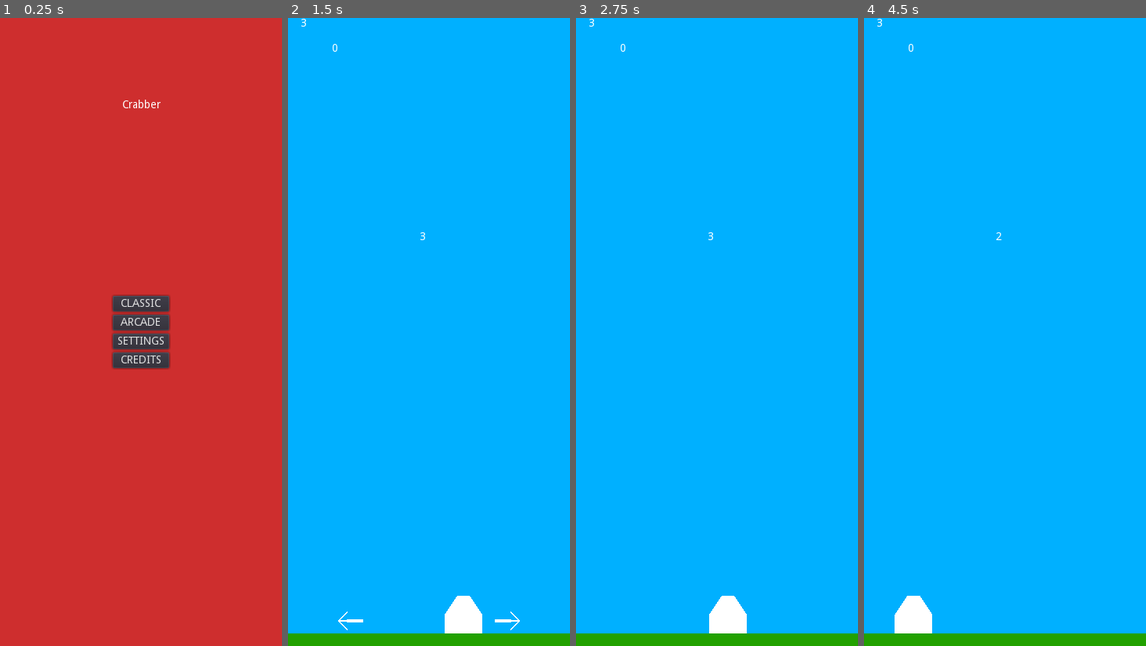
Above: before the commit, frames 1-4 (left to right).
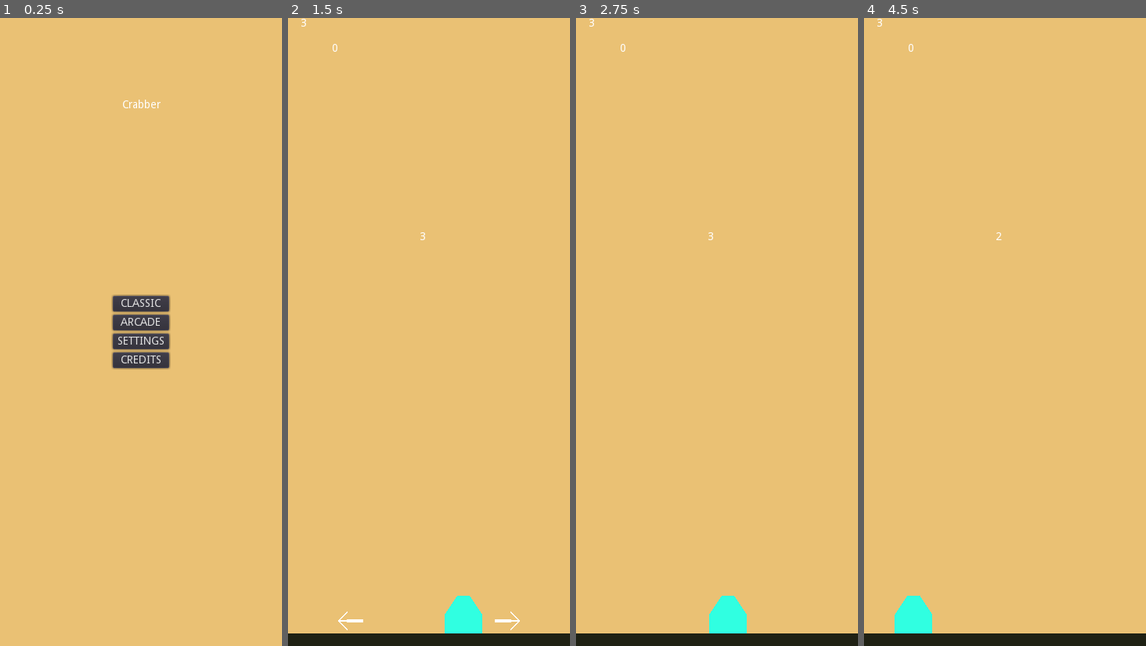
Above: after the commit, the same moments.

Repository: JooJASL/crabber
Game: Godot game, scene res://scenes/ui/Menu.tscn
Same seed, same stepped clock (60 frames per second), same inputs: the game is played once before the commit and once after it.
Inputs (mouse positions are in pixels of both pictures, inside the frame that each line leads up to):
- Up to frame 1 (0.25 s): no input
- Up to frame 2 (1.5 s): click "CLASSIC" at 0.5 s; tap Enter at 1.25 s; move the mouse to (491, 300) at 1.27 s; hold D (move_right) from 1.28 s (still down); click (491, 300) at 1.42 s
- Up to frame 3 (2.75 s): move the mouse to (660, 363) at 2.02 s; release D (move_right) at 2.03 s; hold A (move_left) from 2.03 s (still down)
- Up to frame 4 (4.5 s): move the mouse to (1033, 193) at 2.77 s; release A (move_left) at 2.78 s; hold D (move_right) 2.78-4.28 s; move the mouse to (990, 457) at 3.52 s; click (990, 457) at 3.67 s; move the mouse to (1089, 426) at 4.27 s; hold A (move_left) from 4.28 s (still down)

The runs differ from the first frame. In frame 1, 98% of the frame differs, in the area x 0-100%, y 0-100%; in frame 2, 100%; in frame 3, 100%; in frame 4, 100%.

Commit message:
Changed colors of levels and main menu.

Diff:
--- a/scenes/Player.tscn
+++ b/scenes/Player.tscn
@@ -20,11 +20,13 @@
 
 [node name="Sprite" type="Polygon2D" parent="."]
 scale = Vector2( 1, 3 )
+color = Color( 0.192157, 1, 0.886275, 1 )
 polygon = PoolVector2Array( -24, 0, -24, -8, -8, -16, 8, -16, 24, -8, 24, 0 )
 
 [node name="InputControl" parent="." instance=ExtResource( 1 )]
 
 [node name="Collector" type="Area2D" parent="."]
+visible = false
 collision_layer = 0
 collision_mask = 4
 
--- a/scenes/levels/arcade_game.tscn
+++ b/scenes/levels/arcade_game.tscn
@@ -21,7 +21,7 @@
 [node name="ColorRect" type="ColorRect" parent="."]
 margin_right = 368.0
 margin_bottom = 808.0
-color = Color( 0, 1, 0.6, 1 )
+color = Color( 0.976471, 0.945098, 0.764706, 1 )
 
 [node name="Floor" type="StaticBody2D" parent="."]
 
@@ -30,7 +30,7 @@
 shape = SubResource( 1 )
 
 [node name="Polygon2D" type="Polygon2D" parent="Floor"]
-color = Color( 0, 0.294118, 0.635294, 1 )
+color = Color( 0.356863, 0.192157, 0.145098, 1 )
 polygon = PoolVector2Array( -8, 816, -8, 784, 376, 784, 376, 816 )
 
 [node name="StartPosition" type="Position2D" parent="."]
--- a/scenes/levels/classic_game.tscn
+++ b/scenes/levels/classic_game.tscn
@@ -19,7 +19,7 @@
 [node name="ColorRect" type="ColorRect" parent="."]
 margin_right = 368.0
 margin_bottom = 808.0
-color = Color( 0, 0.694118, 1, 1 )
+color = Color( 0.921569, 0.760784, 0.458824, 1 )
 
 [node name="Floor" type="StaticBody2D" parent="."]
 
@@ -30,7 +30,7 @@
 [node name="Polygon2D" type="Polygon2D" parent="Floor"]
 position = Vector2( -30.8333, 0 )
 scale = Vector2( 1.14583, 1 )
-color = Color( 0.137255, 0.635294, 0, 1 )
+color = Color( 0.12549, 0.133333, 0.0823529, 1 )
 polygon = PoolVector2Array( -8, 816, -8, 784, 376, 784, 376, 801.089, 376, 816 )
 
 [node name="StartPosition" type="Position2D" parent="."]
--- a/scenes/ui/Menu.tscn
+++ b/scenes/ui/Menu.tscn
@@ -16,7 +16,7 @@
 [node name="ColorRect" type="ColorRect" parent="."]
 anchor_right = 1.0
 anchor_bottom = 1.0
-color = Color( 0.811765, 0.184314, 0.184314, 1 )
+color = Color( 0.921569, 0.760784, 0.458824, 1 )
 
 [node name="Buttons" type="VBoxContainer" parent="."]
 anchor_left = 0.5
